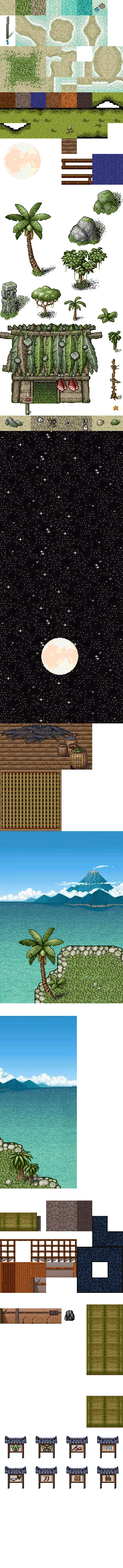
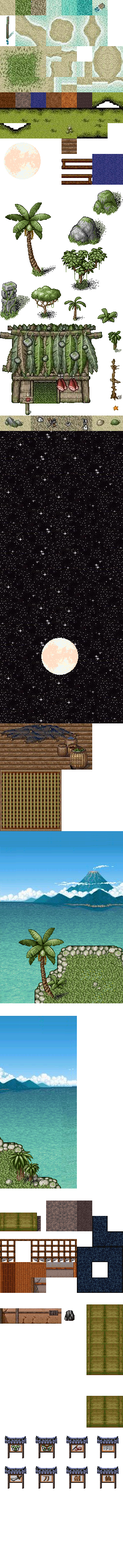
Revision of a layered 123 × 1568 image; what changed, layer by layer:
renamed "레이어 15" to "레이어 16", painted on it over bbox(0, 46, 31, 93)
removed layer "레이어 14" over bbox(0, 46, 31, 93)
